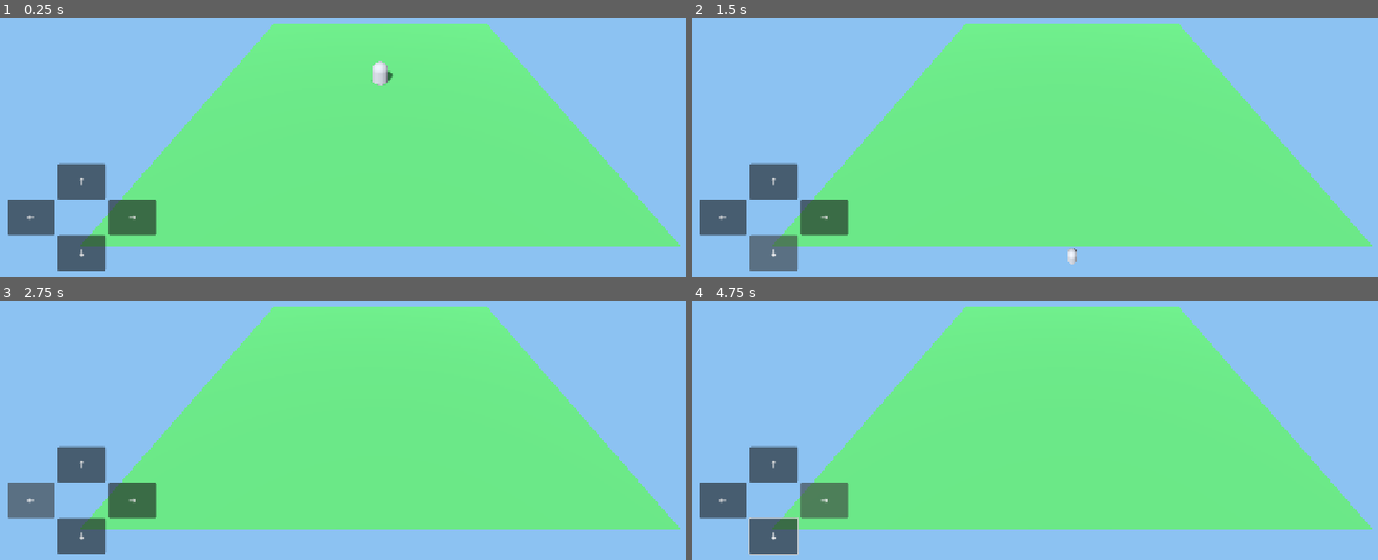
Above: before the commit, frames 1-4 (two rows, left to right).
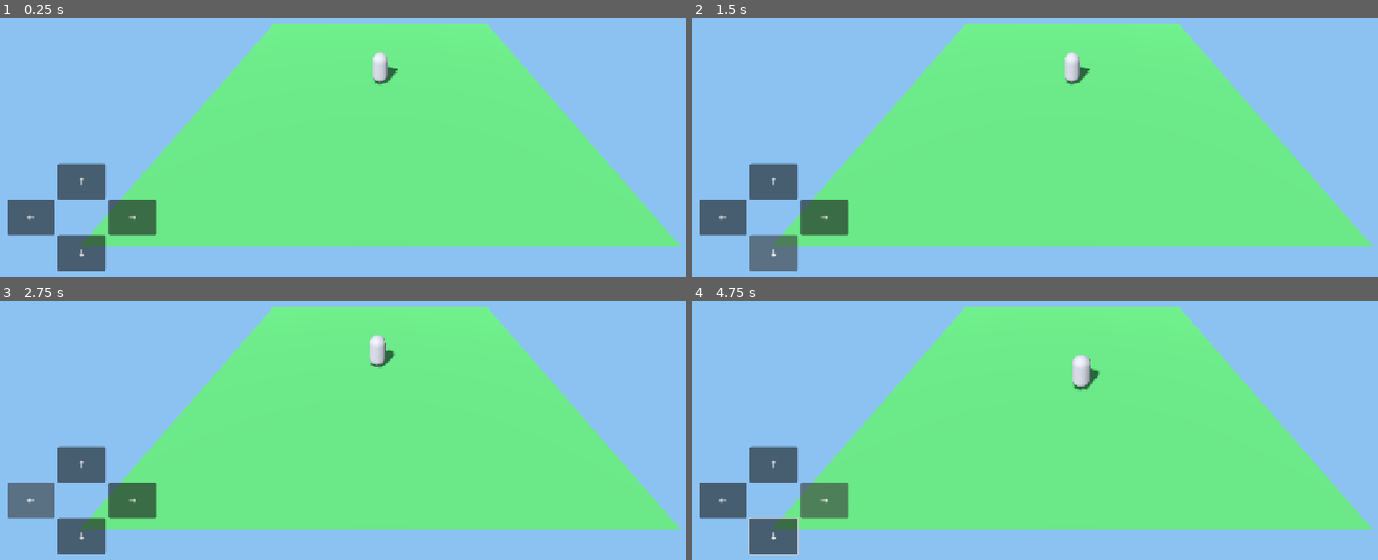
Above: after the commit, the same moments.

Repository: a01210597683m-hue/Wonder-World-
Game: Godot game, scene res://scenes/Main.tscn
Two runs of this game, one before a commit and one after it. Both use one fixed random seed, a clock stepped at 60 frames per second and the inputs below.
Inputs:
- Up to frame 1 (0.25 s): no input
- Up to frame 2 (1.5 s): click "↑" at 0.5 s; click "↓" at 1.25 s
- Up to frame 3 (2.75 s): click "←" at 2 s
- Up to frame 4 (4.75 s): click "→" at 2.75 s; tap Enter at 3.5 s; hold Right (ui_right) 3.53-4.28 s; tap Space at 4.25 s; hold Down (ui_down) from 4.28 s (still down)

The runs differ from the first frame. In frame 1, 0.2% of the frame differs, in the area x 54-58%, y 13-27%; in frame 2, 0.4%; in frame 3, 0.3%; in frame 4, 0.4%, in the area x 55-60%, y 20-35%.

Commit message:
Fix ground collision shape in starter scene

Diff:
--- a/scenes/Main.tscn
+++ b/scenes/Main.tscn
@@ -1,10 +1,13 @@
-[gd_scene load_steps=7 format=3]
+[gd_scene load_steps=8 format=3]
 
 [ext_resource type="Script" path="res://scripts/player.gd" id="1_player"]
 [ext_resource type="Script" path="res://scripts/touch_controls.gd" id="2_touch"]
 
 [sub_resource type="PlaneMesh" id="PlaneMesh_ground"]
 size = Vector2(20, 20)
+
+[sub_resource type="BoxShape3D" id="BoxShape3D_ground"]
+size = Vector3(20, 0.2, 20)
 
 [sub_resource type="StandardMaterial3D" id="StandardMaterial3D_ground"]
 albedo_color = Color(0.27, 0.58, 0.32, 1)
@@ -36,7 +39,8 @@
 [node name="GroundBody" type="StaticBody3D" parent="."]
 
 [node name="GroundCollision" type="CollisionShape3D" parent="GroundBody"]
-shape = SubResource("PlaneMesh_ground")
+position = Vector3(0, -0.1, 0)
+shape = SubResource("BoxShape3D_ground")
 
 [node name="DirectionalLight3D" type="DirectionalLight3D" parent="."]
 rotation = Vector3(-0.8, -0.5, 0)
